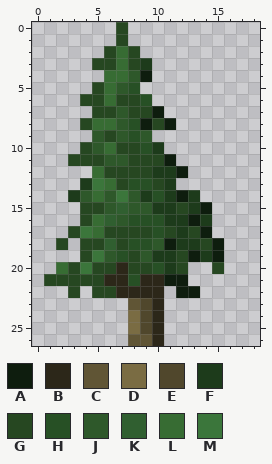
File history of a pixel-art sprite, gfx/bigtree/bigtree-7.png. The picture above was drawn from the file before the commit.
The file is 19x27 pixels. Colours within 5 levels of each other are drawn and written as one.
Palette (. is transparent): A #0e1d0e  B #2c2719  C #605535  D #7a6c43  E #50472c  F #1d3b1b  G #264721  H #275025  J #2e582a  K #305f30  L #376c33  M #3b763b
Pixels before, first column x 1:
 0 ......G........
 1 ......G........
 2 .....GLG.......
 3 ....GGLGF......
 4 .....LLJA......
 5 ....GLJH.......
 6 ...GGLGGH......
 7 ....GGJGGA.....
 8 ...GLLJHAGA....
 9 ....JGJHJ......
10 ...GJLGGHF.....
11 ..GGGJJGGGA....
12 ....LGGGGFFA...
13 ...FMLGHHGF....
14 ..FJLJMJFHFAF..
15 ...GGJKJJFFGFA.
16 ...GLKJHHHFFAF.
17 ..GMLGGGGHGFGA.
18 .G.GGKGHHJAFFGA
19 ...GMJHGJFFGAFA
20 .LGMGGBGGHFG..G
21 GGGGGBBHBBAA...
22 ..G.GGBBBB.AA..
23 .......CEB.....
24 .......DEB.....
25 .......DEB.....
26 .......CCB.....
After:
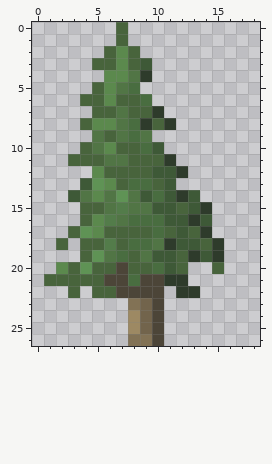
Change:
colour A: #0e1d0e -> #2e3b2b
colour B: #2c2719 -> #4c4538
colour C: #605535 -> #827255
colour D: #7a6c43 -> #9d8963
colour E: #50472c -> #72644c
colour F: #1d3b1b -> #3e5937
colour G: #264721 -> #48643c
colour H: #275025 -> #496d40
colour J: #2e582a -> #517545
colour K: #305f30 -> #537c4a
colour L: #376c33 -> #5b894d
colour M: #3b763b -> #5f9355
Pixel boxes of the changes (left, top, right, bottom) in both pictures:
changed: (44, 22, 224, 346)
